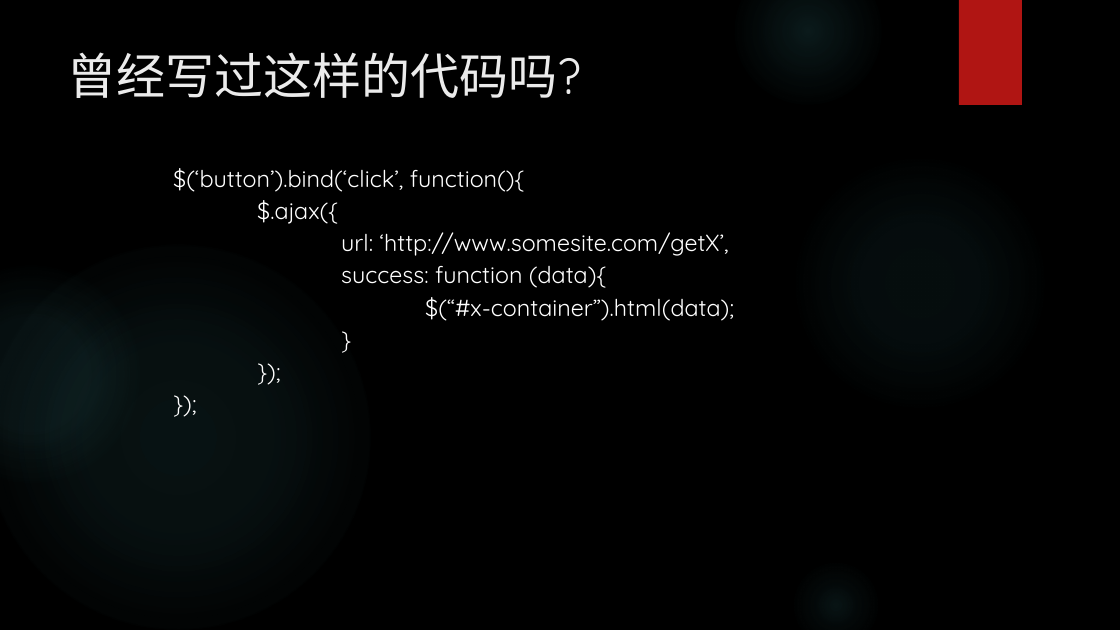
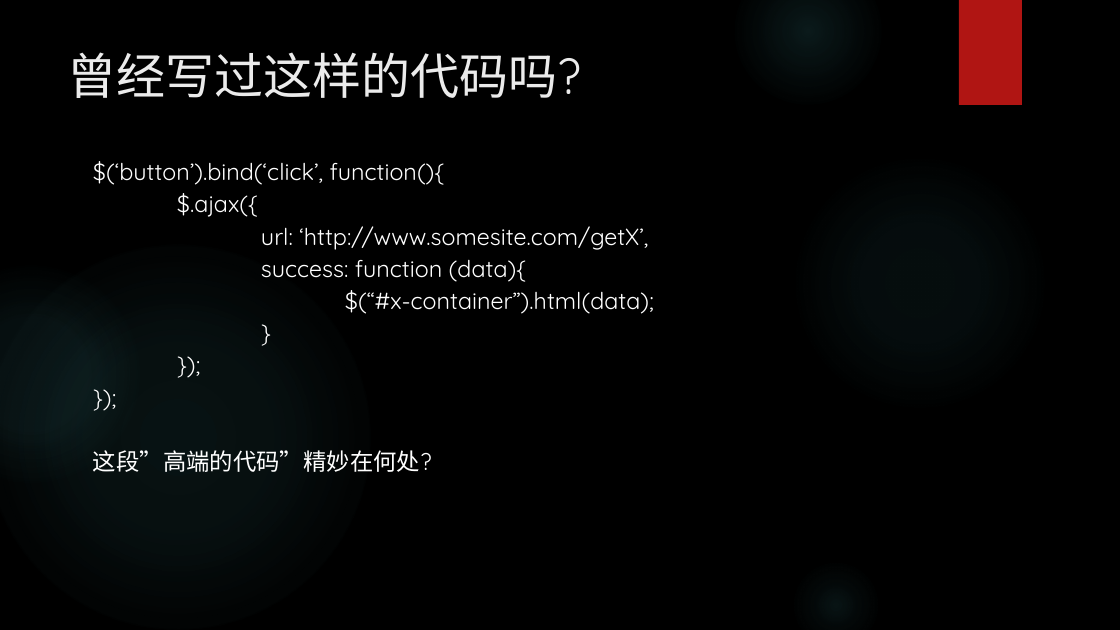
Before and after one commit to erichua23/prj, a slide deck: slide 20 of jsmvc/docs/Frontend MVC(EricHua).pptx (slide 18 before the commit). Drawn at 1120x630 pixels with LibreOffice and Linux fonts; fonts in the diff are those of the drawing; background and template pictures are left out. Boxes give left, top, right and bottom in pixels: in the first picture for what was removed or moved away, otherwise in the second. Text is boxed around its words. In the diff, an @@ line names an element or a change of style, - is before the commit and + after.

```diff
--- a/jsmvc/docs/Frontend MVC(EricHua).pptx
+++ b/jsmvc/docs/Frontend MVC(EricHua).pptx
@@ text "$(‘button’).bind(‘click’, function(){": place and size @@
-text "$(‘button’).bind(‘click’, function(){" at [173, 168, 734, 321]
+text "$(‘button’).bind(‘click’, function(){" at [93, 161, 654, 472]
@@ text at [93, 450, 432, 472]: paragraph added @@
+  这段”高端的代码”精妙在何处?
```
Also in this commit, not shown: 18 other slides changed, 29 slides added, 19 slides removed.
